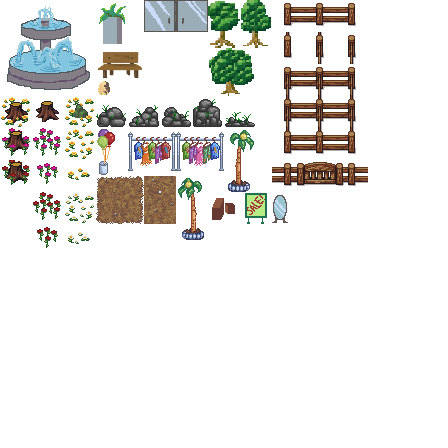
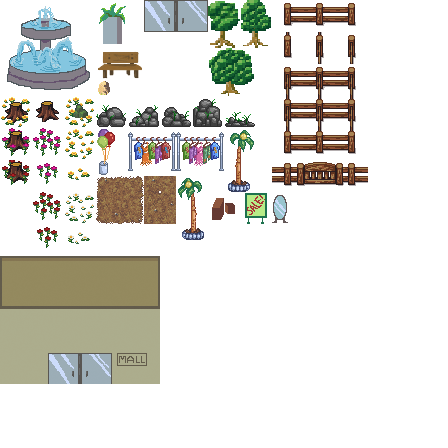
Before/after of a 448 x 448 layered artwork. What changed in the layer stack:
added layer "Layer 17" above "Layer 16" over left=0, top=256, right=160, bottom=384
